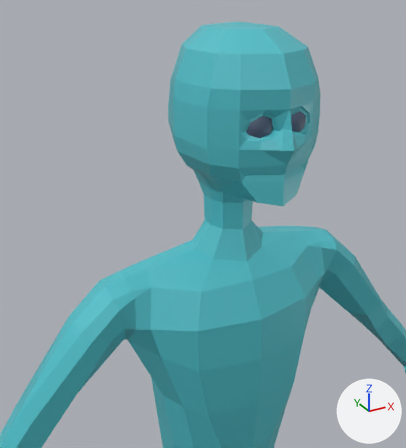
One commit to the FBX model Duellements/Assets/_Chris/fbx/Player_Character_01_3_blue.fbx: the scene before it, then after it.
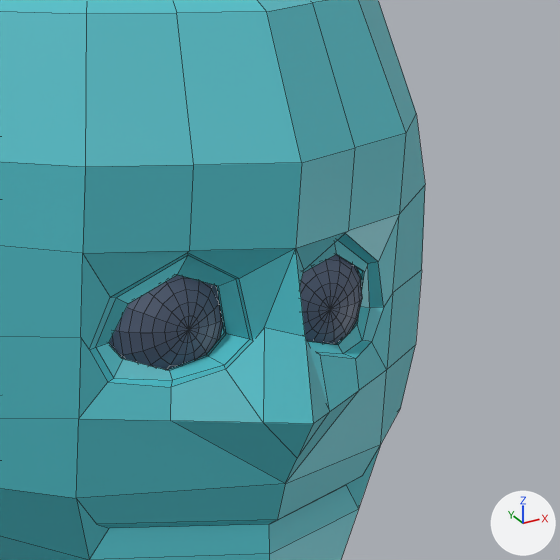
Each version appears first from a 50 mm camera at (-8.03, -13.25, 18.08) aimed at (-2.05, -2.38, 12.64), and next in a close-up on the part from 54% to 87% of the width and 11% to 41% of the height. The lights are fixed; the arrows at lower right show +X, +Y and +Z. The close-ups show mesh edges as thin lines. Where no turn or scale is listed for an object, it has been applied to the vertices.

Objects in the first close-up: 'Chest', 'Sphere'.
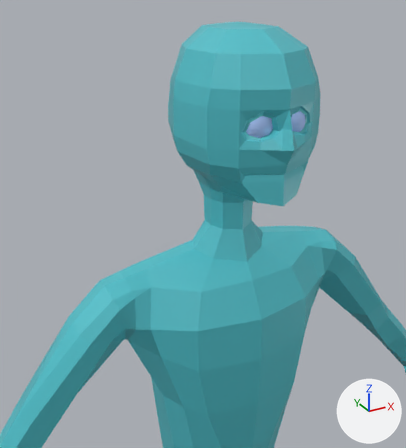
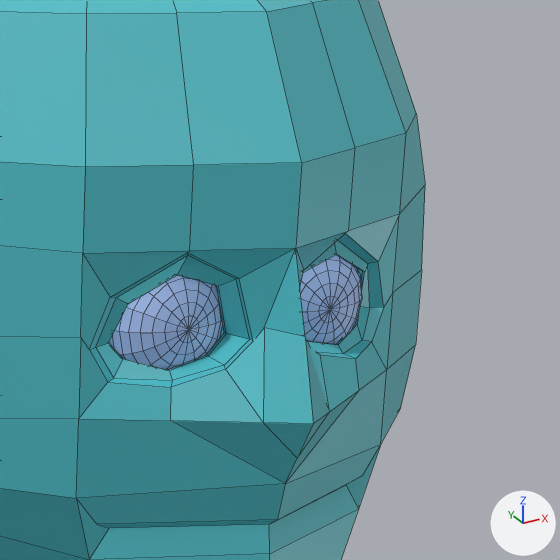
Boxes (x1, y1, x2, y2) around the edits, measured in the close-ups (560 x 560 px):
'Sphere', recoloured
    both: (109, 255, 362, 370)

What changed in the scene script:
```text
Change mat_material_002:
    mat_material_002.base_color: (0.081, 0.113, 0.184) -> (0.414, 0.592, 1.0)  # dark blue #505e77 -> blue #accaff
```
